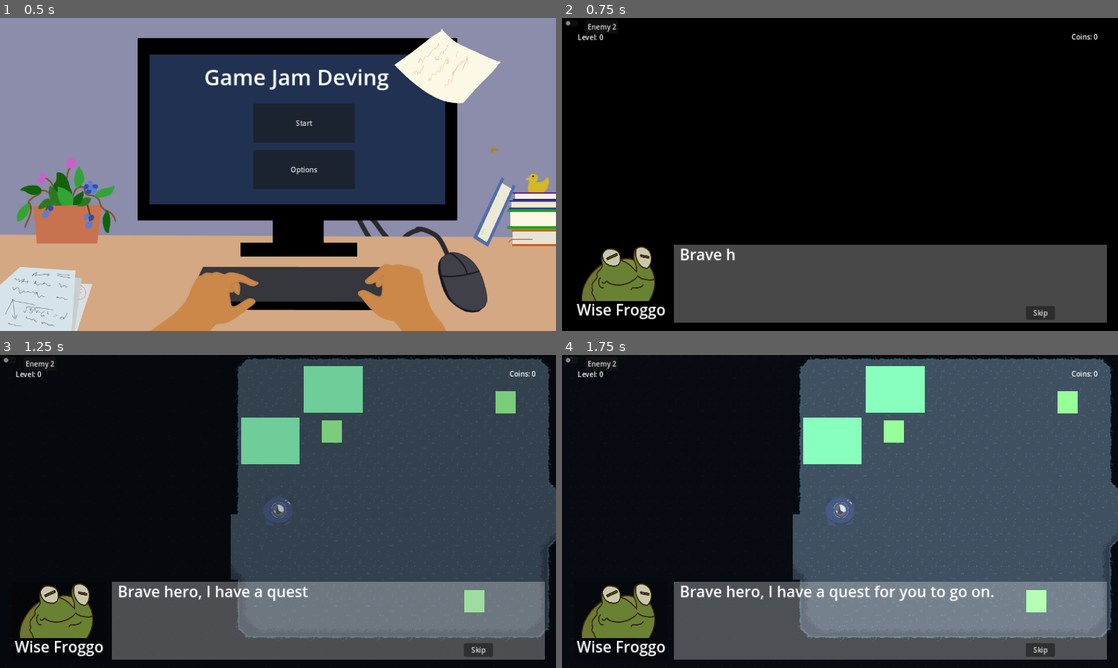
Above: before the commit, frames 1-4 (two rows, left to right).
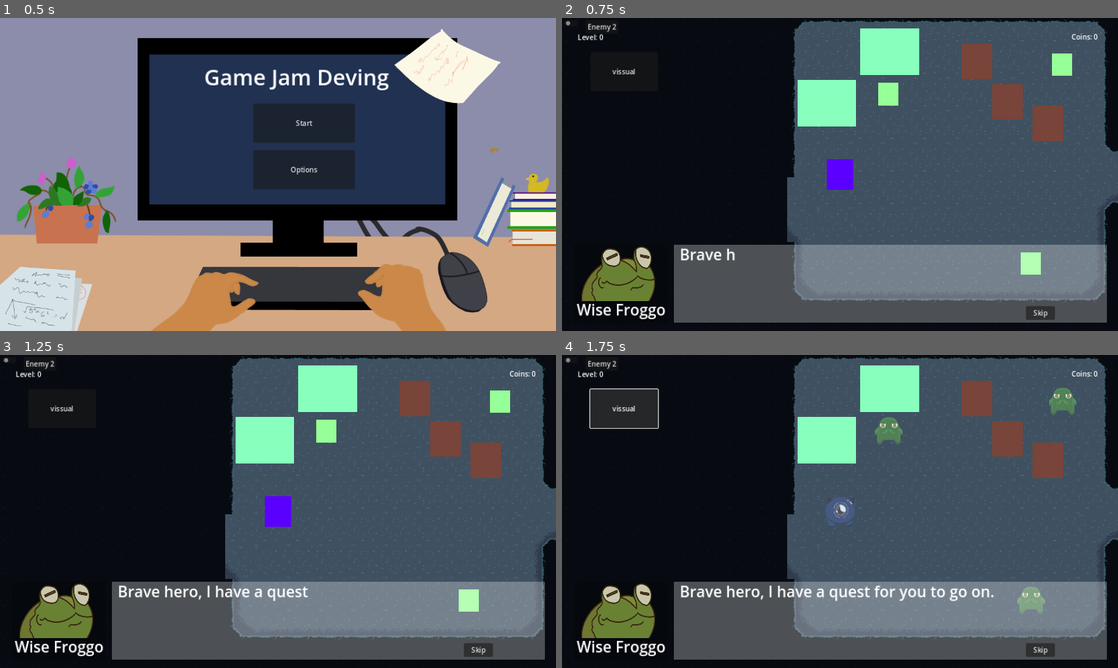
Above: after the commit, the same moments.

Repository: acropolis914/Gwizz-s-Game-Jam
Game: Godot game, scene res://Scene/main_menu.tscn
Two runs of this game, one before a commit and one after it. Both use one fixed random seed, a clock stepped at 60 frames per second and the inputs below.
Inputs (mouse positions are in pixels of both pictures, inside the frame that each line leads up to):
- Up to frame 1 (0.5 s): no input
- Up to frame 2 (0.75 s): click "Start" at 0.5 s
- Up to frame 3 (1.25 s): no input
- Up to frame 4 (1.75 s): click (623, 408) at 1.25 s, where only the run after the commit has a clickable "vissual"

Frame 1 is identical in both runs. In frame 2, 51% of the frame differs, in the area x 0-100%, y 0-100%; in frame 3, 11%; in frame 4, 8.0%.

Commit message:
Vissuals
Vissuals

Diff:
--- a/Scene/enemy_type_1.tscn
+++ b/Scene/enemy_type_1.tscn
@@ -1,9 +1,10 @@
-[gd_scene load_steps=8 format=3 uid="uid://bioel72emf3f1"]
+[gd_scene load_steps=9 format=3 uid="uid://bioel72emf3f1"]
 
 [ext_resource type="Script" path="res://Scripts/enemy_type_1.gd" id="1_dhl5t"]
 [ext_resource type="Texture2D" uid="uid://ddofncep5nh56" path="res://ImageAssets/enemy1_programmerart_64.png" id="2_ht0kc"]
 [ext_resource type="Script" path="res://Scripts/Components/Enemy Death Comp.gd" id="3_ocjtw"]
 [ext_resource type="Texture2D" uid="uid://ca43nx0s8p3wh" path="res://ImageAssets/White.png" id="4_yluhq"]
+[ext_resource type="Script" path="res://Scripts/Vissual_comp.gd" id="5_vh8dg"]
 
 [sub_resource type="RectangleShape2D" id="RectangleShape2D_uod3q"]
 size = Vector2(38, 42)
@@ -28,7 +29,12 @@
 [node name="CollisionShape2D" type="CollisionShape2D" parent="."]
 shape = SubResource("RectangleShape2D_uod3q")
 
-[node name="Enemy_block_1" type="Sprite2D" parent="."]
+[node name="Art_Sprite" type="AnimatedSprite2D" parent="."]
+position = Vector2(1, 1)
+scale = Vector2(0.84375, 0.890625)
+sprite_frames = SubResource("SpriteFrames_cpxq5")
+
+[node name="Temp_Sprite" type="Sprite2D" parent="."]
 modulate = Color(0.592157, 1, 0.592157, 1)
 scale = Vector2(0.333333, 0.366667)
 texture = ExtResource("4_yluhq")
@@ -36,15 +42,13 @@
 [node name="Enemy Death Comp" type="Node" parent="."]
 script = ExtResource("3_ocjtw")
 
-[node name="Enemy_1_sprite" type="AnimatedSprite2D" parent="."]
-position = Vector2(1, 1)
-scale = Vector2(0.84375, 0.890625)
-sprite_frames = SubResource("SpriteFrames_cpxq5")
-
 [node name="Killer_Area2D" type="Area2D" parent="."]
 
 [node name="CollisionShape2D" type="CollisionShape2D" parent="Killer_Area2D"]
 shape = SubResource("RectangleShape2D_17sbu")
 
+[node name="Vissual_comp" type="Node2D" parent="."]
+script = ExtResource("5_vh8dg")
+
 [connection signal="area_entered" from="Killer_Area2D" to="Enemy Death Comp" method="_on_killer_area_2d_area_entered"]
 [connection signal="body_entered" from="Killer_Area2D" to="." method="_on_killer_area_2d_body_entered"]
--- a/Scene/enemy_type_2.tscn
+++ b/Scene/enemy_type_2.tscn
@@ -1,10 +1,12 @@
-[gd_scene load_steps=10 format=3 uid="uid://b0weg8ntix058"]
+[gd_scene load_steps=12 format=3 uid="uid://b0weg8ntix058"]
 
 [ext_resource type="Script" path="res://Scripts/enemy_type_2.gd" id="1_8ynjm"]
 [ext_resource type="Texture2D" uid="uid://cmvq7i5mkbdji" path="res://ImageAssets/fly1 (20240321023820).png" id="2_hkw14"]
 [ext_resource type="Texture2D" uid="uid://241ys4grd60i" path="res://ImageAssets/fly2 (20240321023808).png" id="3_k7bbw"]
 [ext_resource type="Texture2D" uid="uid://fdpwdo0xk51o" path="res://ImageAssets/fly3 (20240321023741).png" id="4_h6w52"]
+[ext_resource type="Texture2D" uid="uid://ca43nx0s8p3wh" path="res://ImageAssets/White.png" id="5_06x1y"]
 [ext_resource type="Script" path="res://Scripts/Components/Enemy Death Comp.gd" id="5_ghhsy"]
+[ext_resource type="Script" path="res://Scripts/Vissual_comp.gd" id="7_4dayk"]
 
 [sub_resource type="CapsuleShape2D" id="CapsuleShape2D_bgnkv"]
 radius = 11.0
@@ -42,10 +44,16 @@
 [node name="CollisionShape2D" type="CollisionShape2D" parent="."]
 shape = SubResource("CapsuleShape2D_bgnkv")
 
-[node name="AnimatedSprite2D" type="AnimatedSprite2D" parent="."]
+[node name="Art_Sprite" type="AnimatedSprite2D" parent="."]
+visible = false
 sprite_frames = SubResource("SpriteFrames_iiiwm")
 animation = &"flap"
 frame_progress = 0.307081
+
+[node name="Temp_Sprite" type="Sprite2D" parent="."]
+modulate = Color(0.682353, 0.427451, 0.247059, 1)
+scale = Vector2(0.333333, 0.366667)
+texture = ExtResource("5_06x1y")
 
 [node name="Life" type="Timer" parent="."]
 wait_time = 15.0
@@ -76,6 +84,9 @@
 [node name="Enemy Death Comp" type="Node" parent="."]
 script = ExtResource("5_ghhsy")
 
+[node name="Vissual_comp" type="Node2D" parent="."]
+script = ExtResource("7_4dayk")
+
 [connection signal="area_entered" from="." to="Enemy Death Comp" method="_on_killer_area_2d_area_entered"]
 [connection signal="body_entered" from="." to="." method="_on_body_entered"]
 [connection signal="timeout" from="Life" to="." method="_on_life_timeout"]
--- a/Scene/enemy_type_3.tscn
+++ b/Scene/enemy_type_3.tscn
@@ -8,6 +8,7 @@
 [ext_resource type="Texture2D" uid="uid://mkl2jw4gbx4e" path="res://ImageAssets/Enemy3/enemy3_0005_3.png" id="6_hryq7"]
 [ext_resource type="Texture2D" uid="uid://c52cixm4ayj2a" path="res://ImageAssets/Enemy3/enemy3_0007_1.png" id="7_mbdvq"]
 [ext_resource type="Texture2D" uid="uid://dy6w23lhgmkna" path="res://ImageAssets/Enemy3/enemy3_0006_2.png" id="8_qyjtv"]
+[ext_resource type="Script" path="res://Scripts/Vissual_comp.gd" id="9_bg1uk"]
 
 [sub_resource type="RectangleShape2D" id="RectangleShape2D_trlfs"]
 size = Vector2(36, 43)
@@ -57,8 +58,14 @@
 shape = SubResource("RectangleShape2D_trlfs")
 debug_color = Color(0, 0.6, 0.701961, 0)
 
-[node name="Enemy_block_1" type="Sprite2D" parent="."]
+[node name="Art_Sprite" type="AnimatedSprite2D" parent="."]
 visible = false
+sprite_frames = SubResource("SpriteFrames_wfy6l")
+frame = 7
+frame_progress = 0.788796
+
+[node name="Temp_Sprite" type="Sprite2D" parent="."]
+modulate = Color(0.74902, 0.345098, 0.333333, 1)
 scale = Vector2(0.333333, 0.366667)
 texture = ExtResource("2_oye23")
 
@@ -68,11 +75,6 @@
 [node name="Attack_Timer" type="Timer" parent="."]
 one_shot = true
 
-[node name="AnimatedSprite2D" type="AnimatedSprite2D" parent="."]
-sprite_frames = SubResource("SpriteFrames_wfy6l")
-frame = 7
-frame_progress = 0.788796
-
 [node name="Killer_Area2D" type="Area2D" parent="."]
 modulate = Color(1, 1, 1, 0)
 self_modulate = Color(1, 1, 1, 0)
@@ -81,5 +83,8 @@
 shape = SubResource("RectangleShape2D_q0fgh")
 debug_color = Color(0, 0.6, 0.701961, 0)
 
+[node name="Vissual_comp" type="Node2D" parent="."]
+script = ExtResource("9_bg1uk")
+
 [connection signal="timeout" from="Attack_Timer" to="." method="_on_attack_timer_timeout"]
 [connection signal="area_entered" from="Killer_Area2D" to="Enemy Death Comp" method="_on_killer_area_2d_area_entered"]
--- a/Scene/main.tscn
+++ b/Scene/main.tscn
@@ -12,7 +12,6 @@
 [ext_resource type="Script" path="res://Scripts/Timer_CanvasLayer.gd" id="9_5lsd1"]
 [ext_resource type="PackedScene" uid="uid://cfh6fu6sg2kyy" path="res://Scene/coin.tscn" id="12_gs1c4"]
 [ext_resource type="PackedScene" uid="uid://gwrdgj65fsr4" path="res://Scene/enemy_type_3.tscn" id="13_1u1k8"]
-[ext_resource type="Texture2D" uid="uid://hrmxcdr3lett" path="res://ImageAssets/TilesAndStonesbyPol/rocktrap.png" id="14_jecnv"]
 [ext_resource type="PackedScene" uid="uid://03tyh5acohqu" path="res://Scene/slime.tscn" id="14_orumr"]
 [ext_resource type="Texture2D" uid="uid://ca43nx0s8p3wh" path="res://ImageAssets/White.png" id="14_upyrm"]
 [ext_resource type="PackedScene" uid="uid://b8v23jfry1r7" path="res://Scene/pot.tscn" id="14_yj3bj"]
@@ -50,7 +49,7 @@
 trap = ExtResource("4_b7axx")
 
 [node name="Player" parent="." instance=ExtResource("2_b3uek")]
-position = Vector2(157, 442)
+position = Vector2(168, 443)
 
 [node name="Camera2D" type="Camera2D" parent="Player"]
 zoom = Vector2(1.17, 1.17)
@@ -74,6 +73,13 @@
 text = "Enemy 2"
 metadata/_edit_use_anchors_ = true
 
+[node name="Vissual_Button" type="Button" parent="Debug"]
+offset_left = 65.0
+offset_top = 79.0
+offset_right = 221.0
+offset_bottom = 168.0
+text = "vissual"
+
 [node name="Map" parent="." instance=ExtResource("7_t2y8m")]
 
 [node name="Princess" parent="." instance=ExtResource("8_x7y06")]
@@ -140,14 +146,7 @@
 [node name="trap_position" type="Marker2D" parent="."]
 position = Vector2(892, 398)
 
-[node name="Shadow_Sprite2D" type="Sprite2D" parent="trap_position"]
-modulate = Color(0, 0, 0.835294, 0.184314)
-position = Vector2(7.62939e-06, 47)
-scale = Vector2(0.885715, 0.575)
-texture = ExtResource("14_jecnv")
-
 [node name="Pot" type="Node2D" parent="."]
-visible = false
 position = Vector2(2195, 358)
 
 [node name="Pot" parent="Pot" instance=ExtResource("14_yj3bj")]
@@ -210,6 +209,7 @@
 shape = SubResource("RectangleShape2D_rpe1n")
 
 [node name="Black" type="Sprite2D" parent="."]
+visible = false
 modulate = Color(0, 0, 0, 1)
 position = Vector2(178.5, 433.5)
 scale = Vector2(9.99167, 6.09167)
@@ -222,5 +222,6 @@
 }
 
 [connection signal="pressed" from="Debug/SpawnEnemy2" to="." method="_on_spawn_enemy_2_pressed"]
+[connection signal="button_down" from="Debug/Vissual_Button" to="." method="_on_vissual_button_button_down"]
 [connection signal="body_entered" from="Enemy_Move_Triggers/Room2_trigger_Area2D" to="Enemy_Move_Triggers" method="_on_room_2_trigger_area_2d_body_entered"]
 [connection signal="body_entered" from="Enemy_Move_Triggers/Room3_trigger_Area2D" to="Enemy_Move_Triggers" method="_on_room_3_trigger_area_2d_body_entered"]
--- a/Scene/player.tscn
+++ b/Scene/player.tscn
@@ -1,10 +1,11 @@
-[gd_scene load_steps=11 format=3 uid="uid://dwbgo21cx8lyu"]
+[gd_scene load_steps=12 format=3 uid="uid://dwbgo21cx8lyu"]
 
 [ext_resource type="Script" path="res://Scripts/Player.gd" id="1_1fjau"]
 [ext_resource type="Texture2D" uid="uid://cqx0p8hxa6pj1" path="res://ImageAssets/player_programmerart_64.png" id="2_6ddoa"]
 [ext_resource type="Texture2D" uid="uid://djupu0ttnro4v" path="res://ImageAssets/player_dash_programmerart_64.png" id="2_380vl"]
 [ext_resource type="Texture2D" uid="uid://bhrjflbuiikul" path="res://ImageAssets/player_idle1_programmerart_64.png" id="4_2emre"]
 [ext_resource type="Texture2D" uid="uid://ca43nx0s8p3wh" path="res://ImageAssets/White.png" id="5_echeq"]
+[ext_resource type="Script" path="res://Scripts/Vissual_comp.gd" id="6_6cwco"]
 
 [sub_resource type="RectangleShape2D" id="RectangleShape2D_5w6aj"]
 size = Vector2(54, 58)
@@ -58,10 +59,16 @@
 [node name="CollisionShape2D" type="CollisionShape2D" parent="."]
 shape = SubResource("RectangleShape2D_5w6aj")
 
-[node name="GwizzSprite" type="AnimatedSprite2D" parent="."]
+[node name="Art_Sprite" type="AnimatedSprite2D" parent="."]
+visible = false
 sprite_frames = SubResource("SpriteFrames_q1c81")
 animation = &"idle"
 frame_progress = 0.722012
+
+[node name="Temp_Sprite" type="Sprite2D" parent="."]
+modulate = Color(0.356863, 0, 1, 1)
+scale = Vector2(0.433333, 0.5)
+texture = ExtResource("5_echeq")
 
 [node name="KillerArea" type="Area2D" parent="." groups=["player_attack"]]
 z_index = 1
@@ -89,3 +96,6 @@
 position = Vector2(0, -40)
 scale = Vector2(0.183333, 0.233333)
 texture = ExtResource("5_echeq")
+
+[node name="Vissual_comp" type="Node2D" parent="."]
+script = ExtResource("6_6cwco")
--- a/Scene/trap.tscn
+++ b/Scene/trap.tscn
@@ -76,5 +76,11 @@
 position = Vector2(0, 84)
 shape = SubResource("RectangleShape2D_wng08")
 
+[node name="Shadow_Sprite2D" type="Sprite2D" parent="."]
+modulate = Color(0, 0, 0.835294, 0.184314)
+position = Vector2(-1, 52)
+scale = Vector2(0.885715, 0.575)
+texture = ExtResource("2_1c2aq")
+
 [connection signal="body_entered" from="." to="." method="_on_body_entered"]
 [connection signal="body_entered" from="X_Area2D" to="." method="_on_x_area_2d_body_entered"]
--- a/Scripts/Main.gd
+++ b/Scripts/Main.gd
@@ -15,12 +15,6 @@
 		traps.position = $trap_position.position
 		add_child(traps)
 
-	if GlobalScript.emeny_1:
-		var traps = enemy1.instantiate()
-		traps.position = Vector2(-253, 50)
-		add_child(traps)
-
-
 func _process(delta):
 	#Simple camera pan lang try
 	#if $Player:
@@ -36,5 +30,5 @@
 	add_child(enemy2_instance)
 
 
-func _on_room_3_trigger_area_2d_body_entered(body):
-	pass # Replace with function body.
+func _on_vissual_button_button_down():
+	GlobalScript.vissuals = true
--- a/Scripts/Player.gd
+++ b/Scripts/Player.gd
@@ -3,8 +3,7 @@
 
 @export var speed = 300
 @onready var killer_area = $"KillerArea/CollisionShape2D"
-@onready var gwizz_sprite = $GwizzSprite
-
+@onready var gwizz_sprite = $Art_Sprite
 
 var dead = false
 
@@ -53,8 +52,8 @@
 		for_movement(delta)
 	if GlobalScript.dash:
 		for_dash_and_kill()
+	gwizz_sprite.play()
 	move_and_slide()
-	gwizz_sprite.play()
 
 func kill():
 	if dead:
@@ -69,8 +68,6 @@
 	await get_tree().create_timer(1.0).timeout
 	dead = false
 	GlobalScript.coins = 0
-
-
 	get_tree().reload_current_scene()
 
 func has_key():
@@ -82,3 +79,7 @@
 	speed = .3 * speed
 func unslimed():
 	speed = 300
+
+func change_art():
+	$Sprite2D.hide()
+	$GwizzSprite.show()
--- /dev/null
+++ b/Scripts/Vissual_comp.gd
@@ -0,0 +1,11 @@
+extends Node2D
+
+
+
+func _process(delta):
+	if GlobalScript.vissuals:
+		change_art()
+
+func change_art():
+	$"../Temp_Sprite".hide()
+	$"../Art_Sprite".show()
--- a/Scripts/enemy_type_1.gd
+++ b/Scripts/enemy_type_1.gd
@@ -1,11 +1,13 @@
 extends CharacterBody2D
 
-@onready var enemy_1_sprite = $Enemy_1_sprite
-@onready var enemy_block_1 = $Enemy_block_1
+@onready var enemy_1_sprite = $Art_Sprite
+@onready var enemy_block_1 = $Temp_Sprite
 @onready var player = get_parent().get_node("Player")
 var speed = .4
 
 func _ready():
+	if !GlobalScript.emeny_1:
+		queue_free()
 	enemy_1_sprite.hide()
 
 func change_art():
--- a/Scripts/enemy_type_2.gd
+++ b/Scripts/enemy_type_2.gd
@@ -2,10 +2,16 @@
 
 var speed_multiplier
 var resting = false
+@onready var art_sprite = $Art_Sprite
+@onready var temp_sprite = $Temp_Sprite
+
+
 func _ready():
+	if !GlobalScript.emeny_2:
+		queue_free()
 	$run.start()
-	$AnimatedSprite2D.animation = "flap"
-	$AnimatedSprite2D.play()
+	art_sprite.animation = "flap"
+	art_sprite.play()
 
 # Called every frame. 'delta' is the elapsed time since the previous frame.
 func _process(delta):
--- a/Scripts/enemy_type_3.gd
+++ b/Scripts/enemy_type_3.gd
@@ -7,7 +7,9 @@
 
 
 func _ready() -> void:
-	$AnimatedSprite2D.play()
+	if !GlobalScript.emeny_3:
+		queue_free()
+	$Art_Sprite.play()
 
 func _process(delta):
 	var player_pos = get_parent().get_node("Player").get_position()
--- a/Scripts/gate.gd
+++ b/Scripts/gate.gd
@@ -1,5 +1,8 @@
 extends Area2D
 
+func _ready():
+	if !GlobalScript.puzzle:
+		queue_free()
 
 func _on_body_entered(body):
 	if body.is_in_group("player") && GlobalScript.key:
--- a/Scripts/global_script.gd
+++ b/Scripts/global_script.gd
@@ -13,7 +13,7 @@
 
 var collectible = true #coins
 var dash = true
-var vissuals = true
+var vissuals = false
 var pots = true
 var story = true
 var skip = true
--- a/Scripts/key.gd
+++ b/Scripts/key.gd
@@ -1,4 +1,8 @@
 extends Area2D
+
+func _ready():
+	if !GlobalScript.puzzle:
+		queue_free()
 
 func _on_body_entered(body):
 	if body.is_in_group("player"):
--- a/Scripts/pot.gd
+++ b/Scripts/pot.gd
@@ -1,4 +1,8 @@
 extends Area2D
+
+func _ready():
+	if !GlobalScript.pots:
+		queue_free()
 
 func _on_area_entered(area):
 	if area.is_in_group("player_attack"):
--- a/Scripts/slime.gd
+++ b/Scripts/slime.gd
@@ -1,4 +1,8 @@
 extends Area2D
+
+func _ready():
+	if !GlobalScript.trap_slime:
+		queue_free()
 
 func _on_body_entered(body):
 	if body.is_in_group("player"):
Not shown: 1 places in Scene/enemy_type_3.tscn that only renumber resources
Not shown: 1 places in Scene/main.tscn that only renumber resources
